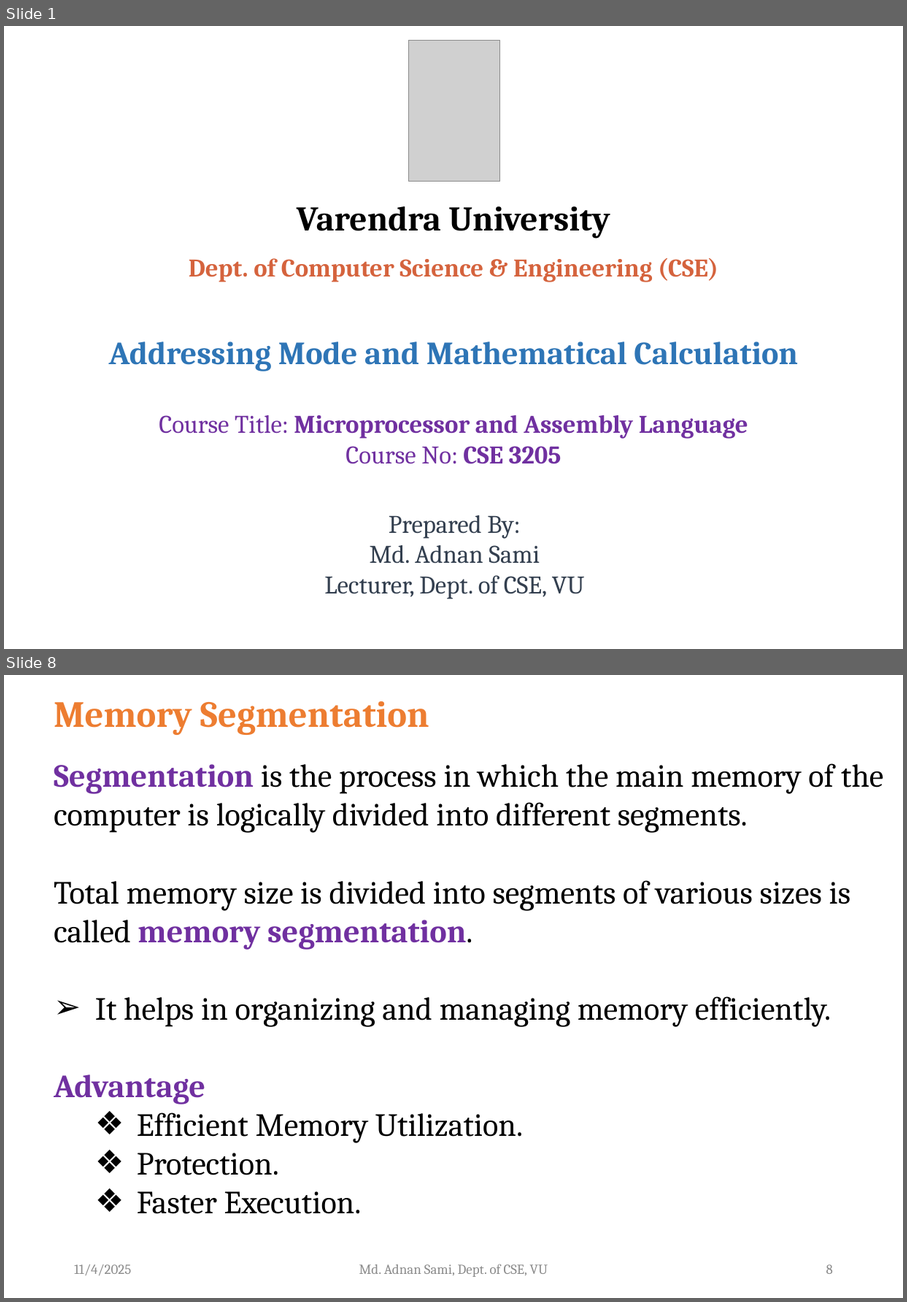
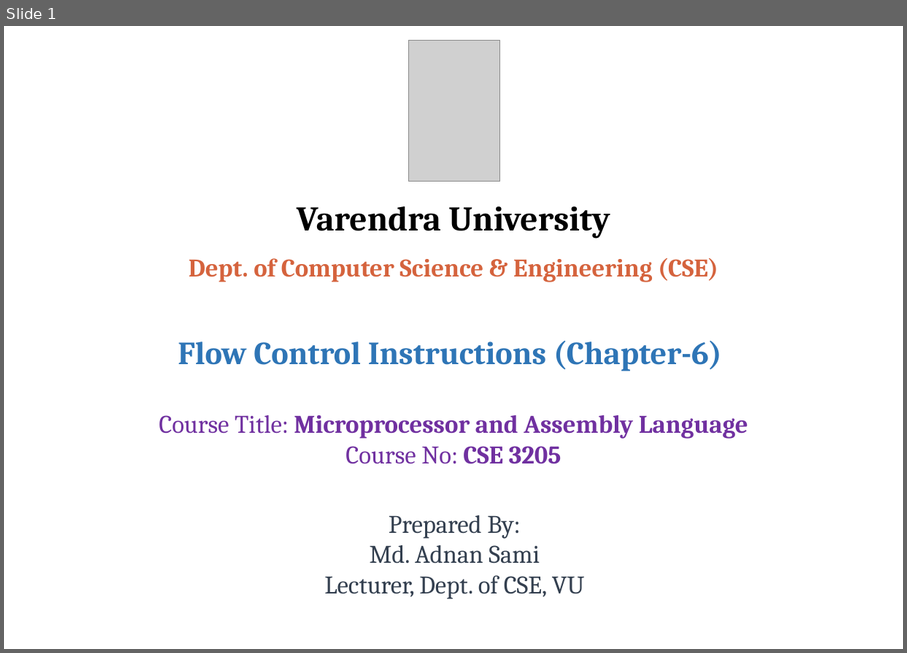
Before and after one commit to atif721/Varendra-University, a slide deck: 06 Sixth Semester/CSE 3205 Microprocessor and Assembly Language/Final/PPTX files/Lecture-8 (Microprocessor and Assembly Language).pptx. Shown one above the other, each under a label of ours: slides 1 and 8 before the commit, slide 1 after it; the slides between them are not shown. The pictures are 907x1302 and 907x653 pixels, drawn with LibreOffice and Linux fonts; fonts in the diff are those of the drawing; grey boxes stand for pictures; background and template pictures are left out. Boxes give left, top, right and bottom in pixels: in the first picture for what was removed or moved away, otherwise in the second. Text is boxed around its words. In the diff, an @@ line names an element or a change of style, - is before the commit and + after.

```diff
--- a/06 Sixth Semester/CSE 3205 Microprocessor and Assembly Language/Final/PPTX files/Lecture-8 (Microprocessor and Assembly Language).pptx
+++ b/06 Sixth Semester/CSE 3205 Microprocessor and Assembly Language/Final/PPTX files/Lecture-8 (Microprocessor and Assembly Language).pptx
@@ slide 8 removed at [4,675,903,1298], background #FFFFFF @@
@@ text removed at [54,701,430,735] @@
-Memory Segmentation
@@ text removed at [54,763,884,1214] @@
-  Segmentation is the process in which the main memory of the computer is logically divided into different segments.
-  Total memory size is divided into segments of various sizes is called memory segmentation.
-  ➢ It helps in organizing and managing memory efficiently.
-  Advantage
-    ❖ Efficient Memory Utilization.
-    ❖ Protection.
-    ❖ Faster Execution.
@@ text removed at [74,1264,131,1275] @@
-11/4/2025
@@ text removed at [360,1263,548,1277] @@
-Md. Adnan Sami, Dept. of CSE, VU
@@ page number removed at [827,1264,833,1274] @@
-8
@@ slide 1 changed as well @@
@@ text at [178,341,722,371]: text changed @@
-Addressing Mode and Mathematical Calculation
+Flow Control Instructions (Chapter-6)
```
Also in this commit, not shown: 6 other slides changed, 21 slides added, 26 other slides removed, 1 other file.
